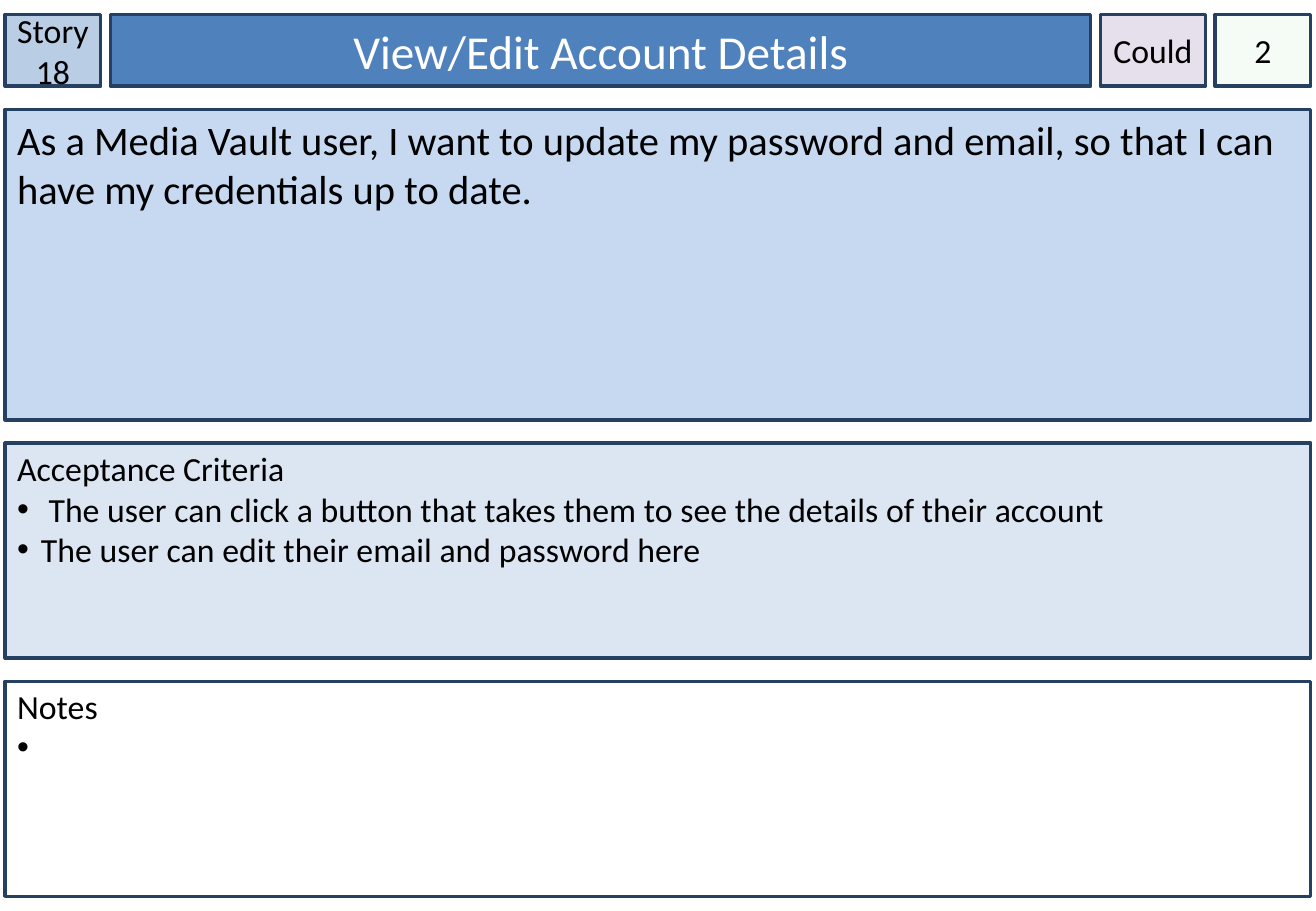
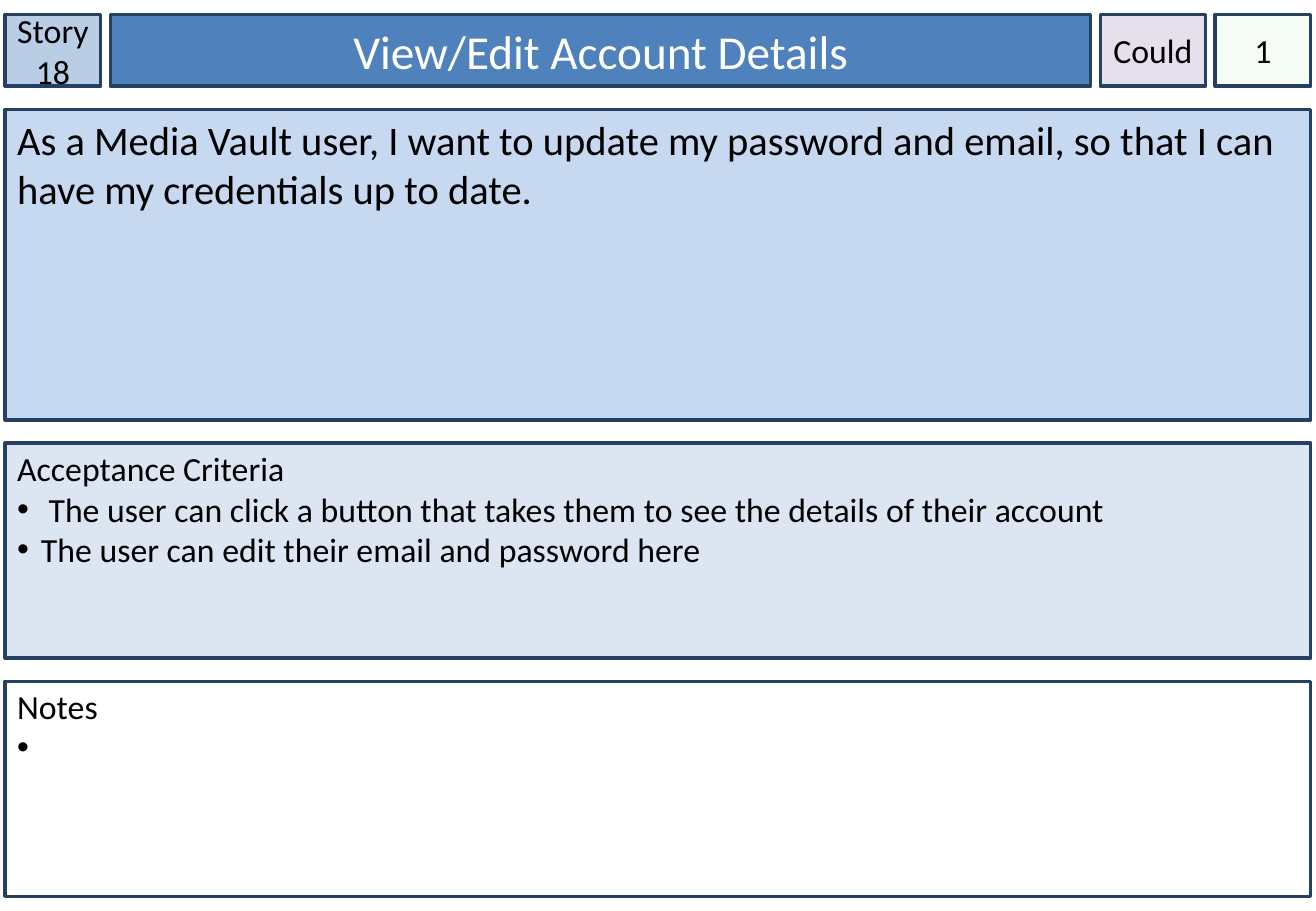
Before and after one commit to Lewibra/IFB299, a slide deck: slide 25 of Stories/Story Cards.pptx. Drawn at 1316x911 pixels with LibreOffice and Linux fonts; fonts in the diff are those of the drawing. Boxes give left, top, right and bottom in pixels: in the first picture for what was removed or moved away, otherwise in the second. Text is boxed around its words. In the diff, an @@ line names an element or a change of style, - is before the commit and + after.

```diff
--- a/Stories/Story Cards.pptx
+++ b/Stories/Story Cards.pptx
@@ text in rectangle at <box>1254,41,1271,63</box>: text changed @@
-2
+1
```
Also in this commit, not shown: 1 other slide changed, 1 other file.
